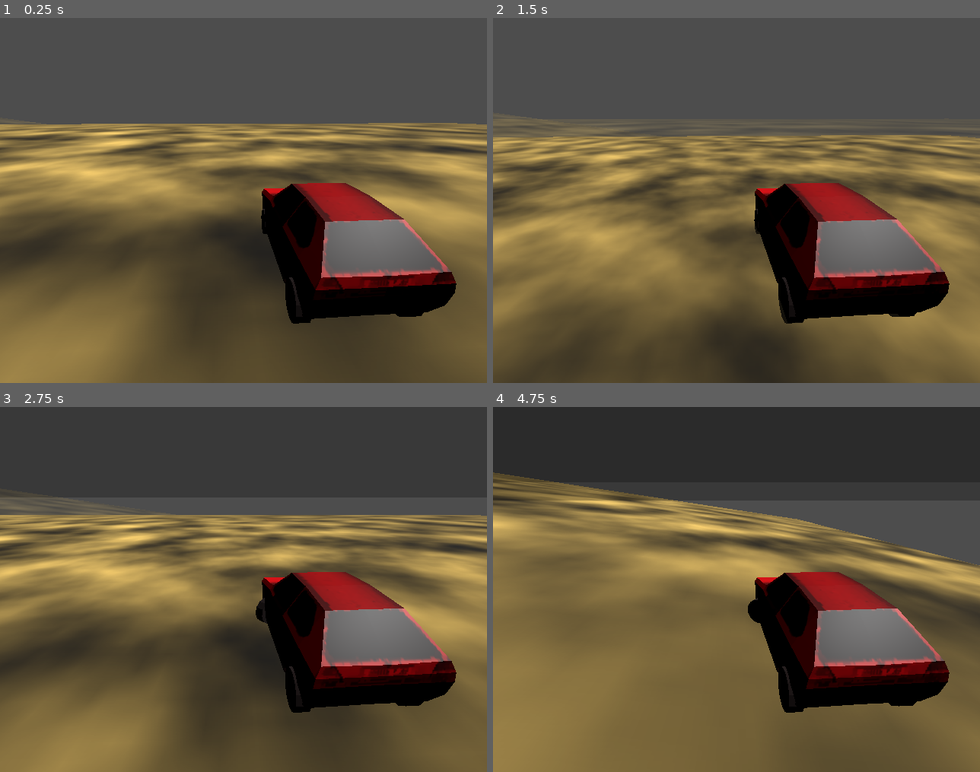
Above: before the commit, frames 1-4 (two rows, left to right).
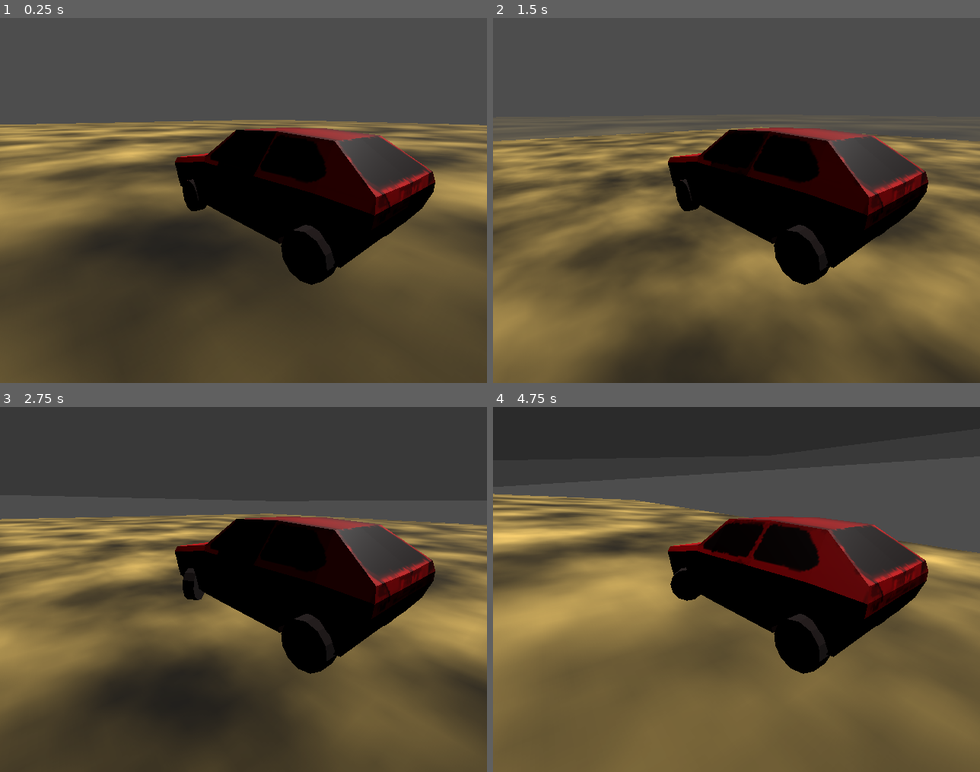
Above: after the commit, the same moments.

Repository: micsman/OnionRace
Game: Godot game, scene res://Main.tscn
The game is run twice, just before and just after one commit, with the same random seed, the same clock (stepped at 60 frames per second) and the same inputs.
Inputs:
- Up to frame 1 (0.25 s): no input
- Up to frame 2 (1.5 s): hold D (steer_right) 0.53-1.28 s; tap W (gas) at 0.6 s; hold Space (brake) from 1.28 s (still down); tap Tab (change_layer) at 1.35 s
- Up to frame 3 (2.75 s): tap W (gas) at 1.55, 2.1 s; release Space (brake) at 2.03 s; hold D (steer_right) from 2.03 s (still down)
- Up to frame 4 (4.75 s): tap W (gas) at 2.85, 3.8, 4.35 s; release D (steer_right) at 3.53 s; hold Tab (change_layer) 3.53-4.28 s; hold Left (steer_left) from 3.53 s (still down)

The runs differ from the first frame. In frame 1, 45% of the frame differs, in the area x 0-100%, y 27-100%; in frame 2, 45%; in frame 3, 48%, in the area x 0-100%, y 25-100%; in frame 4, 43%.

Commit message:
Modify the car physics and add brake

Diff:
--- a/car/golfik.gd
+++ b/car/golfik.gd
@@ -2,6 +2,7 @@
 
 @export var steer = 0.9
 @export var power = 3000
+
 
 #Called when the node enters the scene tree for the first time.
 func _ready() -> void:
@@ -11,7 +12,11 @@
 #Called every frame. 'delta' is the elapsed time since the previous frame.
 func _physics_process(delta: float) -> void:
 	steering = move_toward(steering, Input.get_axis("steer_right", "steer_left") * steer, delta*10)
-	engine_force = Input.get_axis("brake", "gas")*power
+	engine_force = Input.get_axis("reverse", "gas")*power
+	if Input.is_action_pressed("brake"):
+		brake = 25.0
+	else:
+		brake = 0.0
 
 
 @export var layer1: Node3D
--- a/car/golfik.tscn
+++ b/car/golfik.tscn
@@ -45,7 +45,7 @@
 shadow_mesh = SubResource("ArrayMesh_dvork")
 
 [sub_resource type="BoxShape3D" id="BoxShape3D_cd83b"]
-size = Vector3(6.6138306, 2.5879173, 2.8917236)
+size = Vector3(6.6138306, 2.1889715, 2.8917236)
 
 [sub_resource type="StandardMaterial3D" id="StandardMaterial3D_kuugf"]
 albedo_texture = ExtResource("2_2s56o")
@@ -180,18 +180,23 @@
 shadow_mesh = SubResource("ArrayMesh_6t8qc")
 
 [node name="golfik" type="VehicleBody3D" unique_id=1977507205]
+mass = 900.0
 script = ExtResource("1_wunr3")
 
 [node name="body" type="MeshInstance3D" parent="." unique_id=2050659797]
 mesh = SubResource("ArrayMesh_0mkq6")
 
 [node name="CollisionShape3D" type="CollisionShape3D" parent="." unique_id=304166247]
-transform = Transform3D(1, 0, 0, 0, 1, 0, 0, 0, 1, -0.009002686, -0.24310446, -0.0289917)
+transform = Transform3D(1, 0, 0, 0, 1, 0, 0, 0, 1, -0.009002686, -0.043631554, -0.0289917)
 shape = SubResource("BoxShape3D_cd83b")
 
 [node name="VehicleWheel3D" type="VehicleWheel3D" parent="." unique_id=1727124737]
 transform = Transform3D(-4.371139e-08, 0, -1, 0, 1, 0, 1, 0, -4.371139e-08, 2.2711697, -1.0554461, 1.3227814)
 use_as_traction = true
+suspension_stiffness = 40.0
+suspension_max_force = 8500.0
+damping_compression = 0.7
+damping_relaxation = 0.9
 
 [node name="wheel back left" type="MeshInstance3D" parent="VehicleWheel3D" unique_id=1158418164]
 transform = Transform3D(2.2656003e-08, 0.51830894, -4.5312007e-08, 0.51830894, -2.2656003e-08, 0, -1.9806508e-15, -4.5312007e-08, -0.51830894, 0, 0, 0)
@@ -200,6 +205,10 @@
 [node name="VehicleWheel3D2" type="VehicleWheel3D" parent="." unique_id=965616969]
 transform = Transform3D(-4.371139e-08, 0, -1, 0, 1, 0, 1, 0, -4.371139e-08, 2.2711697, -1.055446, -1.3227817)
 use_as_traction = true
+suspension_stiffness = 40.0
+suspension_max_force = 8500.0
+damping_compression = 0.7
+damping_relaxation = 0.9
 
 [node name="wheel back right" type="MeshInstance3D" parent="VehicleWheel3D2" unique_id=1433086951]
 transform = Transform3D(2.2656003e-08, 0.51830894, -4.5312007e-08, 0.51830894, -2.2656003e-08, 0, -1.9806508e-15, -4.5312007e-08, -0.51830894, 0, 0, 0)
@@ -208,6 +217,10 @@
 [node name="VehicleWheel3D3" type="VehicleWheel3D" parent="." unique_id=866085431]
 transform = Transform3D(-4.371139e-08, 0, -1, 0, 1, 0, 1, 0, -4.371139e-08, -2.163292, -1.0554461, 1.3227814)
 use_as_steering = true
+suspension_stiffness = 40.0
+suspension_max_force = 8500.0
+damping_compression = 0.7
+damping_relaxation = 0.9
 
 [node name="wheel front left" type="MeshInstance3D" parent="VehicleWheel3D3" unique_id=691832222]
 transform = Transform3D(2.2656003e-08, 0.51830894, -4.5312007e-08, 0.51830894, -2.2656003e-08, 0, -1.9806508e-15, -4.5312007e-08, -0.51830894, 0, 0, 0)
@@ -216,10 +229,14 @@
 [node name="VehicleWheel3D4" type="VehicleWheel3D" parent="." unique_id=647673798]
 transform = Transform3D(-4.371139e-08, 0, -0.99999994, 0, 0.99999994, 0, 1, 0, -4.3711385e-08, -2.163292, -1.055446, -1.3227817)
 use_as_steering = true
+suspension_stiffness = 40.0
+suspension_max_force = 8500.0
+damping_compression = 0.7
+damping_relaxation = 0.9
 
 [node name="wheel front right" type="MeshInstance3D" parent="VehicleWheel3D4" unique_id=1303330926]
 transform = Transform3D(-2.2656003e-08, 0.51830894, 0, -0.51830894, -2.2656003e-08, 0, 0, 0, 0.51830894, 0, 0, 0)
 mesh = SubResource("ArrayMesh_j6ev6")
 
 [node name="Camera3D" type="Camera3D" parent="." unique_id=265267793]
-transform = Transform3D(0.069164135, -0.3412011, 0.93744236, -1.1725098e-08, 0.9396927, 0.34202012, -0.9976053, -0.023655536, 0.06499302, 6.724836, 2.980973, 2.932199)
+transform = Transform3D(0.6263966, -0.26660624, 0.73249465, -9.8669135e-09, 0.9396926, 0.34202012, -0.7795046, -0.21424025, 0.58862025, 4.508781, 1.2575078, 4.6711826)
--- a/project.godot
+++ b/project.godot
@@ -31,10 +31,9 @@
 , Object(InputEventKey,"resource_local_to_scene":false,"resource_name":"","device":-1,"window_id":0,"alt_pressed":false …(186 unchanged characters)…
 ]
 }
-brake={
+reverse={
 "deadzone": 0.2,
 "events": [Object(InputEventKey,"resource_local_to_scene":false,"resource_name":"","device":-1,"window_id":0,"alt_press …(192 unchanged characters)…
-, Object(InputEventKey,"resource_local_to_scene":false,"resource_name":"","device":-1,"window_id":0,"alt_pressed":false,"shift_pressed":false,"ctrl_pressed":false,"meta_pressed":false,"pressed":false,"keycode":0,"physical_keycode":32,"key_label":0,"unicode":32,"location":0,"echo":false,"script":null)
 , Object(InputEventKey,"resource_local_to_scene":false,"resource_name":"","device":-1,"window_id":0,"alt_pressed":false …(186 unchanged characters)…
 ]
 }
@@ -55,6 +54,11 @@
 "events": [Object(InputEventKey,"resource_local_to_scene":false,"resource_name":"","device":-1,"window_id":0,"alt_press …(195 unchanged characters)…
 ]
 }
+brake={
+"deadzone": 0.2,
+"events": [Object(InputEventKey,"resource_local_to_scene":false,"resource_name":"","device":-1,"window_id":0,"alt_pressed":false,"shift_pressed":false,"ctrl_pressed":false,"meta_pressed":false,"pressed":false,"keycode":0,"physical_keycode":32,"key_label":0,"unicode":32,"location":0,"echo":false,"script":null)
+]
+}
 
 [physics]
 
